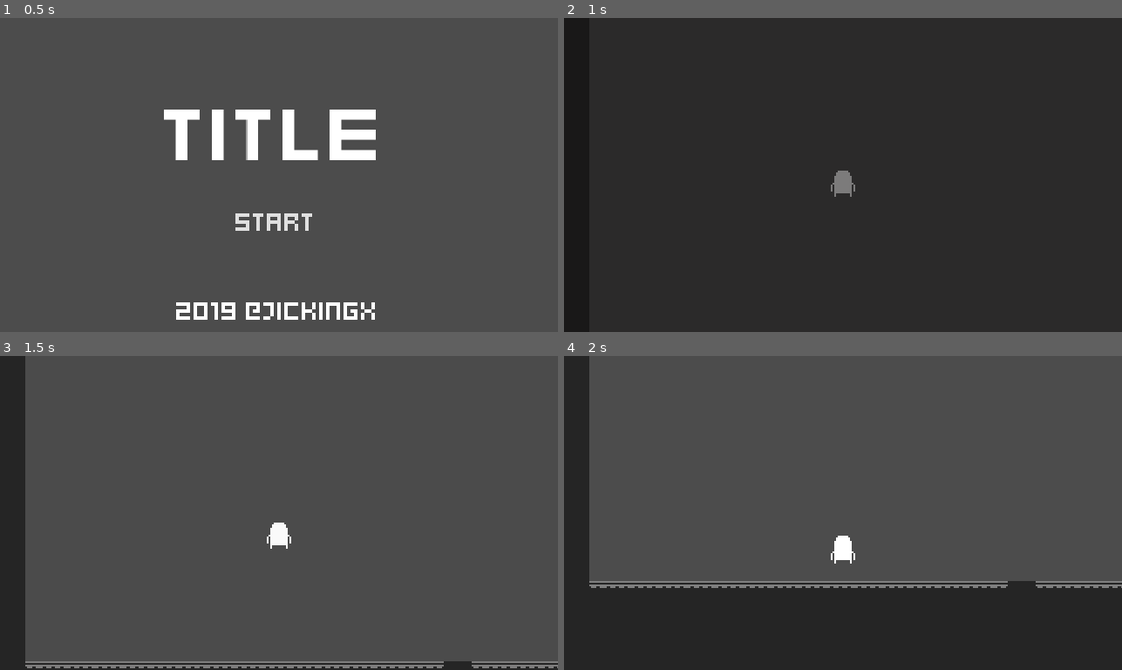
Above: before the commit, frames 1-4 (two rows, left to right).
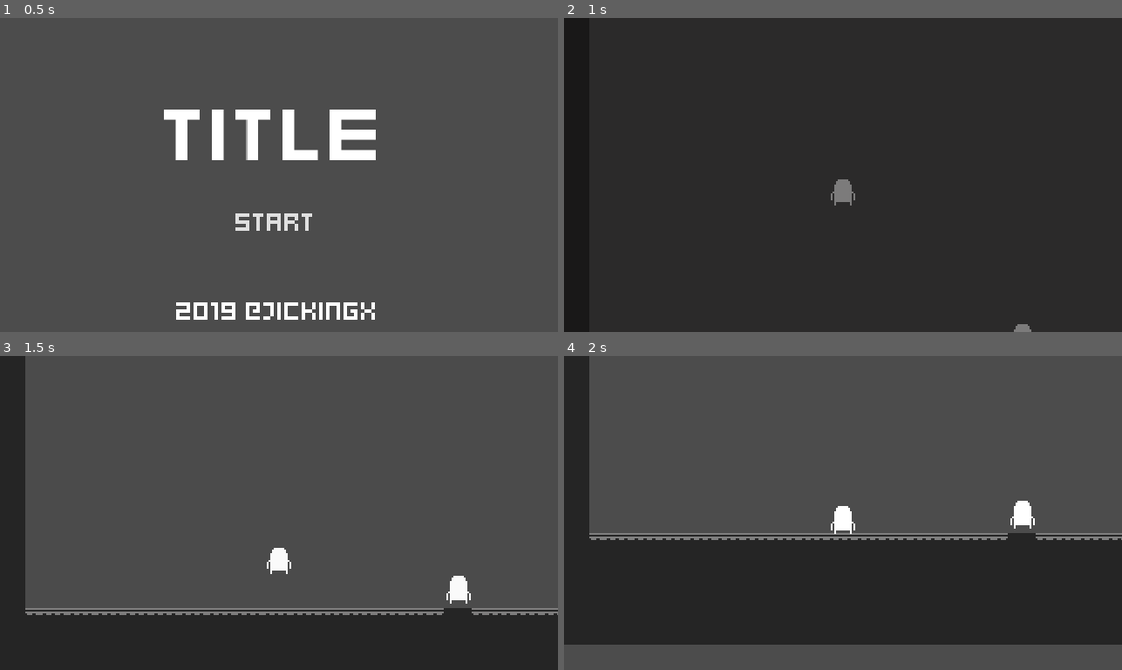
Above: after the commit, the same moments.

Repository: jickingx/2dPixelGodotTemplate
Game: Godot game, scene res://Scenes/Start.tscn
Same seed, same stepped clock (60 frames per second), same inputs: the game is played once before the commit and once after it.
Inputs:
- Up to frame 1 (0.5 s): no input
- Up to frame 2 (1 s): click "START" at 0.5 s
- Up to frame 3 (1.5 s): tap Enter (ui_accept) at 1.25, 1.35 s
- Up to frame 4 (2 s): tap Enter (ui_accept) at 1.52, 1.82 s

Frame 1 is identical in both runs. In frame 2, 0.3% of the frame differs, in the area x 47-84%, y 48-100%; in frame 3, 18%; in frame 4, 24%, in the area x 0-100%, y 46-100%.

Commit message:
Updated jumper
Add dialoguebox
- auto loaded by Global.gd
- fetch data from json
- requires player instance on scene

Diff:
--- a/Characters/Jumper/Jumper.tscn
+++ b/Characters/Jumper/Jumper.tscn
@@ -1,8 +1,46 @@
-[gd_scene load_steps=5 format=2]
+[gd_scene load_steps=7 format=2]
 
 [ext_resource path="res://Characters/Jumper/sprite00_16x16_0000.png" type="Texture" id=1]
 [ext_resource path="res://Characters/Jumper/sprite00_16x16_0001.png" type="Texture" id=2]
 
+[sub_resource type="GDScript" id=3]
+script/source = "extends KinematicBody2D
+signal npc_collided
+
+var gravity = 200.0
+var walk_Speed = 140
+var velocity = Vector2()
+var isDisabled = false
+
+func _physics_process(delta):
+	if isDisabled :
+		return
+
+	velocity.y += delta * gravity
+
+	if Input.is_action_pressed(\"ui_left\"):
+	    velocity.x = -walk_Speed
+	elif Input.is_action_pressed(\"ui_right\"):
+	    velocity.x =  walk_Speed
+	else:
+	    velocity.x = 0
+
+	# We don't need to multiply velocity by delta because \"move_and_slide\" already takes delta time into account.
+
+	# The second parameter of \"move_and_slide\" is the normal pointing up.
+	# In the case of a 2D platformer, in Godot, upward is negative y, which translates to -1 as a normal.
+	move_and_slide(velocity, Vector2(0, -1))
+
+func _on_NpcSensorArea2D_body_entered(body):
+	if body.is_in_group(\"npc\"):
+		emit_signal(\"npc_collided\",body.name)
+		print_debug(\"SIGNAL npc_collided name: \" + body.name)
+
+func disable():
+	isDisabled = true
+
+func enable():
+	isDisabled = false"
 
 [sub_resource type="SpriteFrames" id=1]
 animations = [ {
@@ -16,11 +54,11 @@
 radius = 6.14224
 height = 2.25533
 
-[node name="Jumper" type="RigidBody2D"]
-mode = 2
-__meta__ = {
-"_edit_group_": true
-}
+[sub_resource type="CircleShape2D" id=4]
+radius = 8.54558
+
+[node name="Jumper" type="KinematicBody2D"]
+script = SubResource( 3 )
 
 [node name="AnimatedSprite" type="AnimatedSprite" parent="."]
 frames = SubResource( 1 )
@@ -34,3 +72,9 @@
 [node name="Camera2D" type="Camera2D" parent="."]
 current = true
 smoothing_enabled = true
+
+[node name="NpcSensorArea2D" type="Area2D" parent="."]
+
+[node name="CollisionShape2D" type="CollisionShape2D" parent="NpcSensorArea2D"]
+shape = SubResource( 4 )
+[connection signal="body_entered" from="NpcSensorArea2D" to="." method="_on_NpcSensorArea2D_body_entered"]
--- /dev/null
+++ b/Characters/Npcs/Npc00.tscn
@@ -0,0 +1,19 @@
+[gd_scene load_steps=3 format=2]
+
+[ext_resource path="res://Characters/Jumper/sprite00_16x16_0000.png" type="Texture" id=1]
+
+[sub_resource type="CapsuleShape2D" id=1]
+radius = 5.99768
+height = 3.36679
+
+[node name="Npc00" type="StaticBody2D" groups=[
+"npc",
+]]
+position = Vector2( 264.497, 213.193 )
+
+[node name="Sprite" type="Sprite" parent="."]
+texture = ExtResource( 1 )
+
+[node name="CollisionShape2D" type="CollisionShape2D" parent="."]
+position = Vector2( 0, 0.0904999 )
+shape = SubResource( 1 )
--- a/Global.gd
+++ b/Global.gd
@@ -5,6 +5,18 @@
 
 #scene transition
 var screen_overlay = null
+
+#dialogue
+const DIALOGUEBOX_NAME = "DialogueBox"
+var json_path = "res://simple-dialogue-box-data.json"
+var data = {}
+var player = null
+var dialoguebox = null
+
+#player states
+const PLAYER_NAME = "Jumper"
+var hasUnlockedLevel00 : bool = false
+var block00_position = null
 
 func _ready():
 	var root = get_tree().get_root()
@@ -17,8 +29,8 @@
 	# or some other function in the current scene.
 	# The solution is to defer the load to a later time, when
 	# we can be sure that no code from the current scene is running:
-	#load_json_data()
-	#setup_simple_dialogue()
+	load_json_data()
+	setup_simple_dialogue()
 	setup_fade_transition()
 	call_deferred("_deferred_goto_scene", path)
 
@@ -39,7 +51,7 @@
 	# Optionally, to make it compatible with the SceneTree.change_scene() API.
 	get_tree().set_current_scene(current_scene)
 	#add dialogue to scene
-	#setup_simple_dialogue()
+	setup_simple_dialogue()
 	#add fade transition to scene
 	setup_fade_transition()
 
@@ -51,6 +63,64 @@
 	current_scene.add_child(so)
 	screen_overlay = so
 
-func fade_out_transition():
+func fade_out_transition() -> void:
 	if screen_overlay != null :
 		screen_overlay.fade_out()
+
+func setup_simple_dialogue() -> void:
+	#Check if player in scene then add dialogue manager
+	#todo: refator to get player based on group
+	if current_scene.get_node(PLAYER_NAME) == null:
+		print_debug("No player")
+		player = null
+		dialoguebox = null
+		return
+
+	print_debug("Has player")
+	#INTANTIATE DIALOGUEBOX
+	var dbox_path = load("res://UI/DialogueBox/DialogueBox.tscn")
+	var dbox = dbox_path.instance()
+	dbox.hide()
+	dbox.set_name(DIALOGUEBOX_NAME)
+	current_scene.add_child(dbox)
+
+	player = current_scene.get_node(PLAYER_NAME)
+	dialoguebox = current_scene.get_node(DIALOGUEBOX_NAME)
+
+	#TODO: refactor if needed to call npc_collided signal
+	#or call _on_Player_npc_collided directly
+	#ATTACH SIGNALS
+	player.connect("npc_collided", self, "_on_Player_npc_collided")
+	dialoguebox.connect("closed", self, "_on_DialogueBox_closed")
+
+
+func show_simple_dialogue(npc_name):
+	var text = data[npc_name]
+	dialoguebox.dialogue_text = text
+	dialoguebox._ready()
+	dialoguebox.show()
+
+
+func _on_Player_npc_collided(npc_name):
+	print_debug("GLOBAL collided npc:" + npc_name)
+	player.disable()
+	show_simple_dialogue(npc_name)
+
+
+func _on_DialogueBox_closed():
+	player.enable()
+
+
+func load_json_data():
+	#READ JSON
+	var data_file = File.new()
+	if data_file.open(json_path, File.READ) != OK:
+		return
+	var data_text = data_file.get_as_text()
+	data_file.close()
+	var data_parse = JSON.parse(data_text)
+	if data_parse.error != OK:
+		return
+	data = data_parse.result
+	#print_debug(data["1"].name) #FOR JSON FORMAT WITH {"key":{"id":"value"}}
+	#print_debug(data["NpcNameHere"])
--- a/Scenes/Test.tscn
+++ b/Scenes/Test.tscn
@@ -1,10 +1,10 @@
-[gd_scene load_steps=3 format=2]
+[gd_scene load_steps=4 format=2]
 
 [ext_resource path="res://Tilesets/TestTileset00.tres" type="TileSet" id=1]
 [ext_resource path="res://Characters/Jumper/Jumper.tscn" type="PackedScene" id=2]
+[ext_resource path="res://Characters/Npcs/Npc00.tscn" type="PackedScene" id=3]
 
 [node name="Node2D" type="Node2D"]
-editor/display_folded = true
 
 [node name="TileMap" type="TileMap" parent="."]
 tile_set = ExtResource( 1 )
@@ -17,3 +17,5 @@
 
 [node name="Jumper" parent="." instance=ExtResource( 2 )]
 position = Vector2( 161.397, 110.813 )
+
+[node name="Npc00" parent="." instance=ExtResource( 3 )]
--- /dev/null
+++ b/UI/DialogueBox/DialogueBox.gd
@@ -0,0 +1,74 @@
+extends CanvasLayer
+signal closed
+
+var delta_time = 0
+export var speed = 0.1
+export(String, MULTILINE) var dialogue_text = ""
+export var confirm_action = "ui_accept"
+var current_page = 0
+var pages = []
+var rtLabel
+
+
+func _ready():
+	current_page = 0
+	pages = []
+	rtLabel = $Container/RichTextLabel
+	rtLabel.visible_characters = 0
+	rtLabel.bbcode_enabled = true
+
+	parse_dialogue_text()
+	rtLabel.bbcode_text  = pages[current_page]
+	set_process_input(true)
+	set_process(true)
+
+
+func parse_dialogue_text():
+	pages = dialogue_text.split(";")
+	for i in range(pages.size()):
+		pages[i] = pages[i].replace("\n","")
+
+
+func text_advance():
+	if(rtLabel.text.length() == rtLabel.visible_characters):
+		current_page = current_page + 1
+		rtLabel.visible_characters = 0
+		delta_time = 0
+		if(pages.size() - 1 >= current_page):
+			rtLabel.bbcode_text = align_center( pages[current_page])
+		else:
+			$Container.visible = false
+			emit_signal("closed")
+
+
+func text_update():
+	if(rtLabel.text.length() > rtLabel.visible_characters):
+		rtLabel.visible_characters = rtLabel.visible_characters + 1
+
+
+func align_center(text):
+	var x = "[center]" + text + "[/center]"
+	return x
+
+
+func hide():
+	$Container.visible = false
+
+
+func show():
+	$Container.visible = true
+
+
+func _input(event):
+	if(event.is_action_released(confirm_action)):
+		if(rtLabel.visible_characters == rtLabel.text.length()):
+			text_advance()
+		else:
+			rtLabel.visible_characters = rtLabel.text.length()
+
+
+func _process(delta):
+	if(delta_time > speed):
+		delta_time = 0
+		text_update()
+	delta_time = delta_time + delta
--- /dev/null
+++ b/UI/DialogueBox/DialogueBox.tscn
@@ -0,0 +1,42 @@
+[gd_scene load_steps=4 format=2]
+
+[ext_resource path="res://UI/DialogueBox/DialogueBox.gd" type="Script" id=1]
+[ext_resource path="res://UI/kenpixel_mini_square.ttf" type="DynamicFontData" id=2]
+
+[sub_resource type="DynamicFont" id=1]
+resource_local_to_scene = true
+font_data = ExtResource( 2 )
+
+[node name="DialogueBox" type="CanvasLayer"]
+layer = 3
+script = ExtResource( 1 )
+dialogue_text = "[center]WAZAAAAP!!![/center];
+bye;
+[center]TEST[/center];"
+
+[node name="Container" type="Control" parent="."]
+anchor_top = 1.0
+anchor_right = 1.0
+anchor_bottom = 1.0
+margin_top = -145.0
+
+[node name="ColorRect" type="ColorRect" parent="Container"]
+margin_left = 1.0
+margin_top = 51.0
+margin_right = 319.0
+margin_bottom = 144.0
+__meta__ = {
+"_edit_group_": true
+}
+
+[node name="RichTextLabel" type="RichTextLabel" parent="Container"]
+margin_left = 6.0
+margin_top = 56.0
+margin_right = 313.0
+margin_bottom = 141.0
+custom_fonts/normal_font = SubResource( 1 )
+custom_colors/default_color = Color( 0.14902, 0.14902, 0.14902, 1 )
+custom_colors/selection_color = Color( 0.14902, 0.14902, 0.14902, 1 )
+custom_colors/font_color_selected = Color( 0.14902, 0.14902, 0.14902, 1 )
+bbcode_enabled = true
+scroll_active = false
--- /dev/null
+++ b/simple-dialogue-box-data.json
@@ -0,0 +1,4 @@
+{
+   "Npc00":"[center] HELLO[/center][center] SUPPORTS BB CODE DATA[/center]",
+   "?":"[center]No idea?[/center]"
+}
